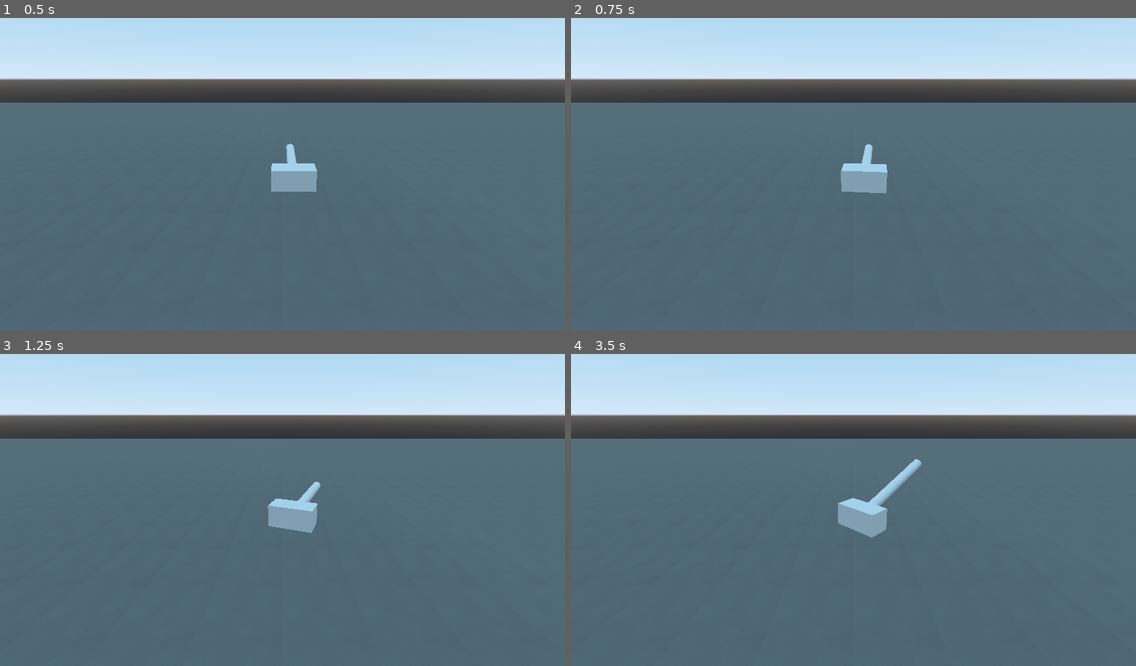
Above: before the commit, frames 1-4 (two rows, left to right).
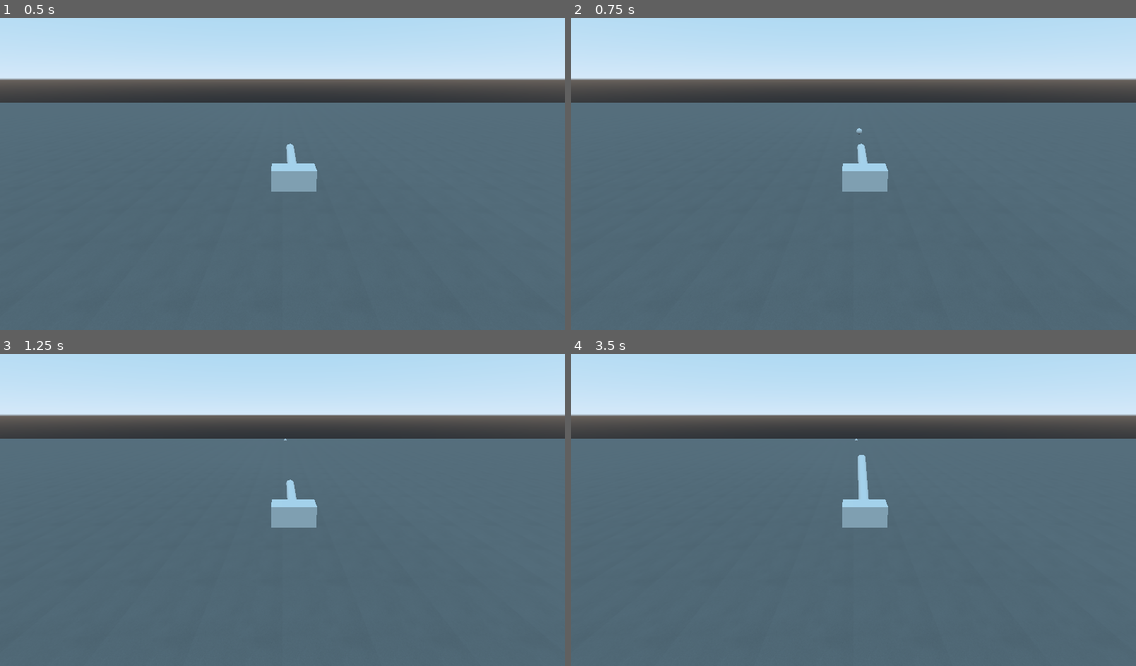
Above: after the commit, the same moments.

Repository: KSztusio/godota-gra
Game: Godot game, scene res://lvl.tscn
Same seed, same stepped clock (60 frames per second), same inputs: the game is played once before the commit and once after it.
Inputs (mouse positions are in pixels of both pictures, inside the frame that each line leads up to):
- Up to frame 1 (0.5 s): no input
- Up to frame 2 (0.75 s): tap Enter at 0.5 s; move the mouse to (977, 149) at 0.52 s; hold D (right) from 0.53 s (still down); tap Space (shot) at 0.6 s
- Up to frame 3 (1.25 s): keep holding D (right)
- Up to frame 4 (3.5 s): move the mouse to (740, 516) at 1.27 s; release D (right) at 1.28 s; hold W (down) 1.28-2.03 s; tap Space (shot) at 1.35, 2, 2.1, 2.85 s; move the mouse to (910, 428) at 2.02 s; hold D (right) 2.03-2.78 s; move the mouse to (825, 566) at 2.77 s; hold S (up) from 2.78 s (still down)

Frame 1 is identical in both runs. In frame 2, 0.2% of the frame differs, in the area x 47-57%, y 35-57%; in frame 3, 0.4%; in frame 4, 0.9%, in the area x 47-62%, y 27-59%.

Commit message:
created bullet

Diff:
--- a/lewoprawo.gd
+++ b/lewoprawo.gd
@@ -1,9 +1,5 @@
 extends SpringArm
 export var max_rotation_speed = 0.5
 func _process(delta):
-	var roty = 0
-	roty = Input.get_action_strength("right") - Input.get_action_strength("left")
-	if Input.get_action_strength("right") and rotation_degrees.y > -90:
-		rotate_y(-roty * delta * max_rotation_speed)
-	if Input.get_action_strength("left") and rotation_degrees.y < 90:
-		rotate_y(-roty * delta * max_rotation_speed)
+	pass
+#	roty = Input.get_action_strength("right") - Input.get_action_strength("left")
--- a/lvl.tscn
+++ b/lvl.tscn
@@ -57,9 +57,12 @@
 
 [node name="SpringArm" type="SpringArm" parent="."]
 transform = Transform( 1, 0, 0, 0, 1, 0, 0, 0, 1, -150, 0.5, 0 )
+collision_mask = 0
 script = ExtResource( 1 )
 
 [node name="KinematicBody" type="KinematicBody" parent="SpringArm"]
+collision_layer = 0
+collision_mask = 0
 
 [node name="MeshInstance" type="MeshInstance" parent="SpringArm/KinematicBody"]
 transform = Transform( 1, 0, 0, 0, 1, 0, 0, 0, 1, 0, 1, 0 )
@@ -72,10 +75,13 @@
 
 [node name="oś" type="SpringArm" parent="SpringArm/KinematicBody"]
 transform = Transform( -4.37114e-08, 1, 0, -1, -4.37114e-08, 0, 0, 0, 1, 0, 1, 0 )
+collision_mask = 0
 spring_length = 0.0
 script = ExtResource( 3 )
 
 [node name="KinematicBody" type="KinematicBody" parent="SpringArm/KinematicBody/oś"]
+collision_layer = 0
+collision_mask = 0
 
 [node name="MeshInstance" type="MeshInstance" parent="SpringArm/KinematicBody/oś/KinematicBody"]
 transform = Transform( 1, 0, 0, 0, 1, 0, 0, 0, 1, 0, 5, 0 )
@@ -86,8 +92,8 @@
 transform = Transform( 1, 0, 0, 0, 1, 0, 0, 0, 1, 0, 5, 0 )
 shape = SubResource( 6 )
 
-[node name="koniec" type="SpringArm" parent="SpringArm/KinematicBody/oś/KinematicBody"]
-transform = Transform( 1, 0, 0, 0, 1, 0, 0, 0, 1, 0, 10, 0 )
+[node name="koniec" type="Position3D" parent="SpringArm/KinematicBody/oś/KinematicBody"]
+transform = Transform( 1, 0, 0, 0, 1, 0, 0, 0, 1, 0.0573564, 10.4421, 0 )
 
 [node name="Camera" type="Camera" parent="."]
 transform = Transform( -4.37114e-08, 0.34202, -0.939693, 0, 0.939693, 0.34202, 1, 1.49502e-08, -4.10753e-08, -170, 10, 0 )
--- a/oslufa.gd
+++ b/oslufa.gd
@@ -1,9 +1,21 @@
 extends SpringArm
 export var max_rotation_speed = 0.5
+
+var bullet = preload("res://pocisk.tscn")
+var bullet_speed = 100
+
 func _process(delta):
 	var rotz = 0
+	var end_pos = $"KinematicBody/koniec"
 	rotz = Input.get_action_strength("up") - Input.get_action_strength("down")
 	if Input.get_action_strength("up") and rotation_degrees.z < -20:
 		rotate_z(rotz  * delta * max_rotation_speed)
 	if Input.get_action_strength("down") and rotation_degrees.z > -90:
 		rotate_z(rotz  * delta * max_rotation_speed)
+
+	if Input.is_action_just_pressed("shot"):
+		var bullet_instance = bullet.instance()
+		bullet_instance.global_transform =  end_pos.global_transform
+		print(rotation_degrees.x)
+		bullet_instance.apply_impulse(Vector3.ZERO, Vector3(bullet_speed,0, rotation_degrees.y).rotated(end_pos.rotation, 1))
+		get_tree().get_root().add_child(bullet_instance)
--- a/pocisk.tscn
+++ b/pocisk.tscn
@@ -11,6 +11,7 @@
 radius = 4.0
 
 [node name="pocisk" type="RigidBody"]
+gravity_scale = 2.0
 
 [node name="MeshInstance" type="MeshInstance" parent="."]
 mesh = SubResource( 1 )
@@ -21,3 +22,4 @@
 
 [node name="radius" type="CollisionShape" parent="."]
 shape = SubResource( 3 )
+disabled = true
